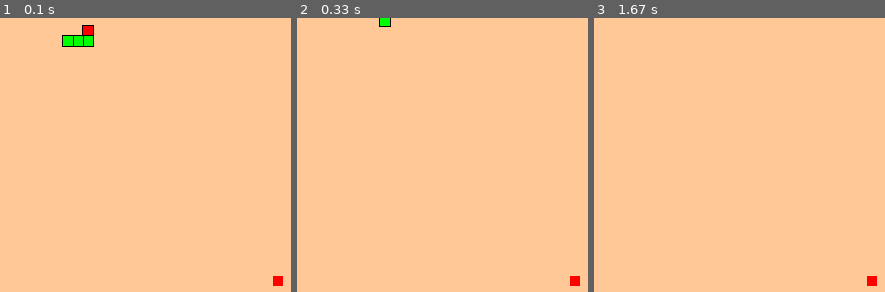
Above: before the commit, frames 1-3 (left to right).
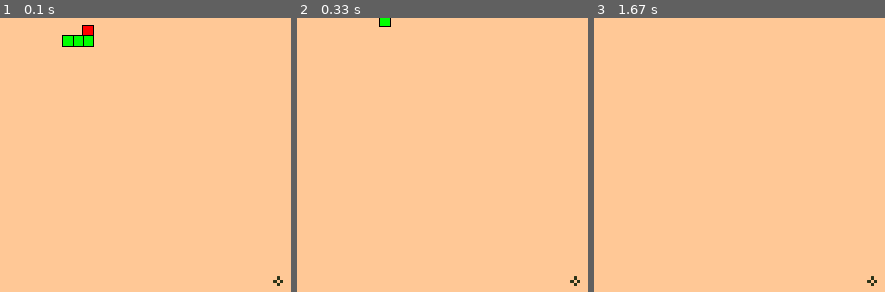
Above: after the commit, the same moments.

Repository: PatrikElias2/Projects
Game: pygame game, started from Python Projects/Snake game - Pygame/game.py
Two runs of this game, one before a commit and one after it. Both use one fixed random seed, a clock stepped at 60 frames per second and the inputs below.
Inputs:
- Up to frame 1 (0.1 s): no input
- Up to frame 2 (0.33 s): no input
- Up to frame 3 (1.67 s): hold Right 0.33-0.8 s; hold Up 0.83-1.13 s; hold Right 1.17-1.63 s
The pictures show only the part of the screen within x 36-86%, y 50-100%; the shares and areas given below are measured in that part.

The runs differ from the first frame. In frame 1, 0.1% of the frame differs, in the area x 93-98%, y 94-98%; in frame 2, 0.1%; in frame 3, 0.1%.

Commit message:
Added bg and collision music

Diff:
--- a/Python Projects/Snake game - Pygame/game.py
+++ b/Python Projects/Snake game - Pygame/game.py
@@ -32,7 +32,10 @@
 big_font = pygame.font.Font('font/font.otf', 64)
 small_font = pygame.font.Font('font/font.otf', 16)
 
-
+# Load and play background music
+pygame.mixer.music.load('music/bg_music.wav')  # Replace with the path to your music file
+pygame.mixer.music.play(-1)  # Play the music in a loop
+pygame.mixer.music.set_volume(0.1)
 
 class Snake:
     def __init__(self):
@@ -67,6 +70,9 @@
     def __init__(self, snake_body):
         self.snake_body = snake_body
         self.position = self.random_position()
+        self.food_image = pygame.image.load("img/food.png")
+        self.food_image = pygame.transform.scale(self.food_image, (food_rect_size, food_rect_size))  # Scale the image to the size of the food rectangle
+
 
 
     def random_position(self):
@@ -80,8 +86,8 @@
                 return (x, y)
 
     def draw(self, window):
-        food_rect = pygame.Rect(self.position[0], self.position[1], food_rect_size, food_rect_size)
-        pygame.draw.rect(window, (255, 0, 0), food_rect)
+        #food_rect = pygame.Rect(self.position[0], self.position[1], food_rect_size, food_rect_size)
+        window.blit(self.food_image, self.position)
 
     def respawn(self):
         self.position = self.random_position()
@@ -95,6 +101,10 @@
         self.best_score = best_score
         self.move_counter = 0
         self.move_delay = 4  # Change this value to control the speed (higher = slower)
+        self.eat_sound = pygame.mixer.Sound("music/eat.mp3")
+        self.wall_hit_sound = pygame.mixer.Sound("music/wall.mp3")
+        self.body_hit_sound = pygame.mixer.Sound("music/body.wav")
+
 
     def draw_score(self):
         score_text = small_font.render(f'Score: {self.score}', True, black_color_bg)
@@ -115,16 +125,21 @@
         if self.snake.body[0] == self.food.position:
             self.snake.grow()
             self.food.respawn()
+            self.eat_sound.play()
             self.score += 5
             if self.score > self.best_score:
                 self.best_score = self.score
 
+
         # Check collision with window boundaries
         if head_x < 0 or head_x >= WIDTH or head_y < 0 or head_y >= HEIGHT:
+            self.wall_hit_sound.play()
             self.game_over()
+
 
         # Check collision with the snake's body
         if (head_x, head_y) in self.snake.body[1:]:
+            self.body_hit_sound.play()
             self.game_over()
 
     def update(self):
@@ -135,7 +150,9 @@
             self.move_counter = 0
 
     def game_over(self):
-        # For simplicity, we will just reset the game
+        self.draw_score()
+        pygame.display.update()
+        pygame.time.wait(1000)
         self.score = 0
         self.snake = Snake()
         self.food = Food(self.snake.body)
Not shown, added: Python Projects/Snake game - Pygame/music/bg_music.wav
Not shown, added: Python Projects/Snake game - Pygame/music/body.wav
